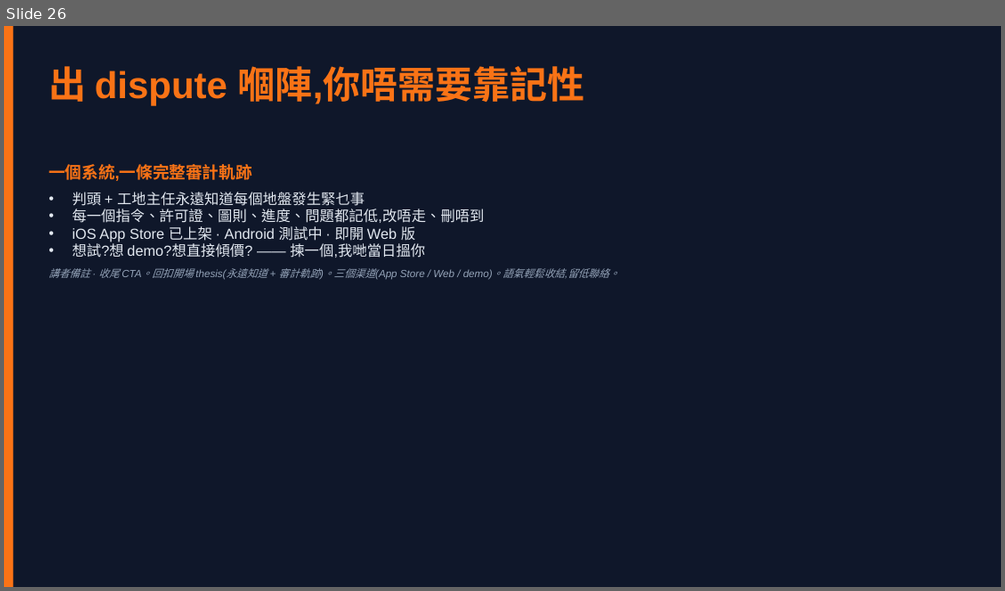
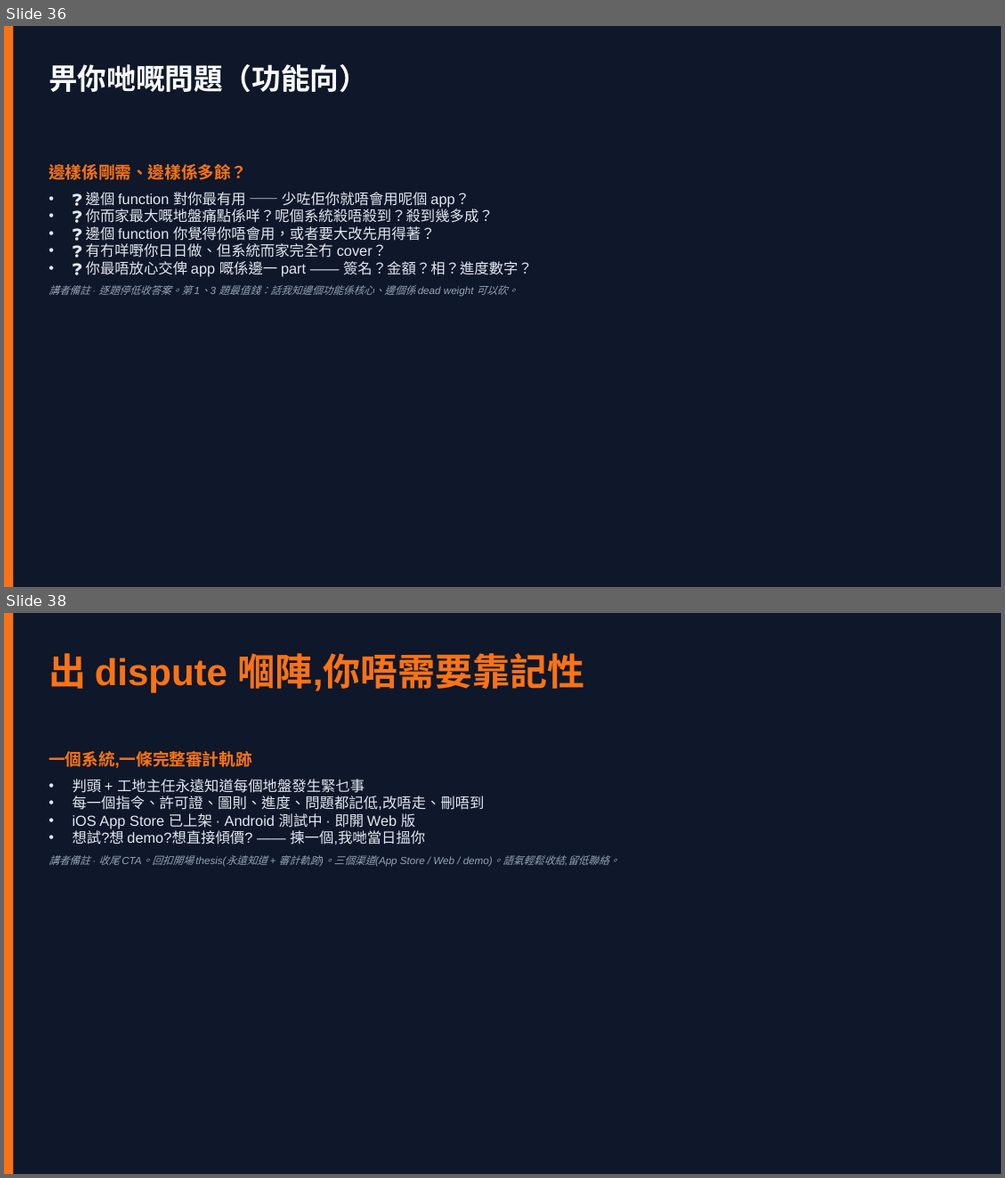
Before and after one commit to kwanchunkit724/construction-app, a slide deck: .planning/sim-2026/presentation.pptx. Shown one above the other, each under a label of ours: slide 26 before the commit, slides 36 and 38 after it; the slides between them are not shown. The pictures are 1005x591 and 1005x1178 pixels, drawn with LibreOffice and Linux fonts; fonts in the diff are those of the drawing. Boxes give left, top, right and bottom in pixels: in the first picture for what was removed or moved away, otherwise in the second. Text is boxed around its words. In the diff, an @@ line names an element or a change of style, - is before the commit and + after.

```diff
--- a/.planning/sim-2026/presentation.pptx
+++ b/.planning/sim-2026/presentation.pptx
@@ slide 36 added at [4, 26, 1001, 587], background #0F172A @@
@@ rectangle added at [4, 26, 13, 587], fill #F97316 @@
@@ title added at [48, 64, 368, 92], 28 pt, text #F8FAFC, bold @@
+畀你哋嘅問題（功能向）
@@ text added at [48, 164, 533, 297], 14 pt, text #E2E8F0 @@
+邊樣係剛需、邊樣係多餘？
+• ❓ 邊個 function 對你最有用 —— 少咗佢你就唔會用呢個 app？
+• ❓ 你而家最大嘅地盤痛點係咩？呢個系統殺唔殺到？殺到幾多成？
+• ❓ 邊個 function 你覺得你唔會用，或者要大改先用得著？
+• ❓ 有冇咩嘢你日日做、但系統而家完全冇 cover？
+• ❓ 你最唔放心交俾 app 嘅係邊一 part —— 簽名？金額？相？進度數字？
+講者備註 · 逐題停低收答案。第 1、3 題最值錢：話我知邊個功能係核心、邊個係 dead weight 可以砍。
@@ what was slide 26 is now slide 38 @@
```
Also in this commit, not shown: 11 other slides added, 5 other files.
